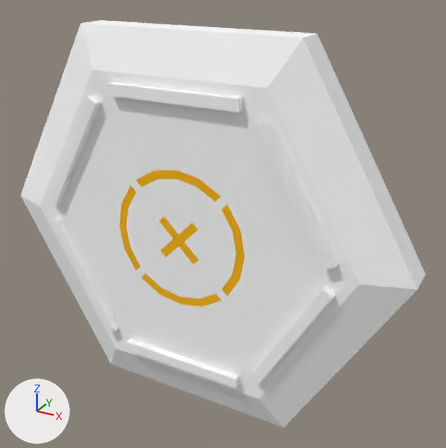
One commit to the OBJ model Assets/Models/Platform.obj: the scene before it, then after it.
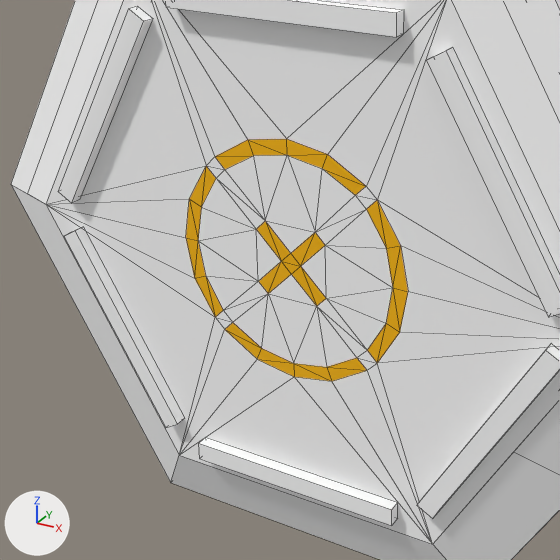
Old and new are each drawn whole from a 50 mm lens placed at (9.99, -16.41, 8.52), pointed at (0.75, 0.39, 0.12) and again close up on the part from 3% to 74% of the width and 20% to 91% of the height. The axes (+X, +Y, +Z) are drawn at lower left. The lights are the same throughout. The close-ups show mesh edges as thin lines. Where no turn or scale is listed for an object, it has been applied to the vertices.

Before the edit, the objects in view are built like this:
```python
mat_orange = principled_material('Orange')
mat_orange.base_color = (1.0, 0.498, 0.0)  # yellow #ffbb00
mat_orange.roughness = 1.0
me_platform = bpy.data.meshes.new('Platform')
me_platform.from_pydata(...)  # 136 vertices, 172 faces; spans x -7.5..7.5, y -1.5..1.3, z -6.5..6.5
# faces by material slot: [130, 42]
me_platform.materials.append(mat_white)  # white #ffffff
me_platform.materials.append(mat_orange)  # yellow #ffbb00
ob_platform = bpy.data.objects.new('Platform', me_platform)
ob_platform.location = (0.0, 0.0, 0.0)
```
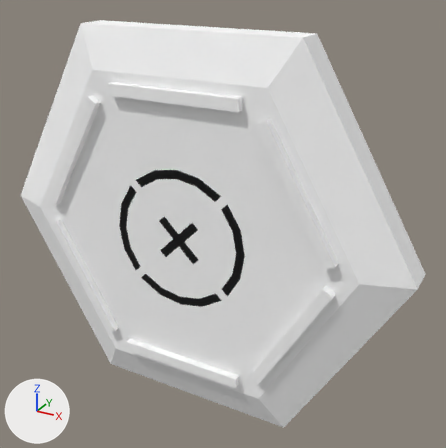
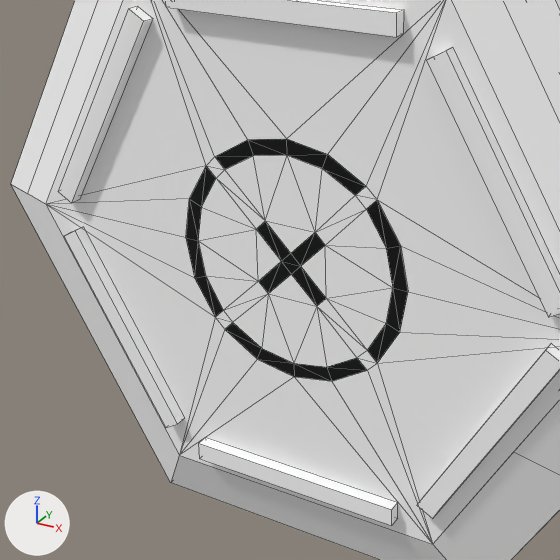
The edits, one by one:
Material 'Orange' (mat_orange) changes colour from yellow #ffbb00 to black #000000; in linear values from (1.0, 0.498, 0.0) to (0.0, 0.0, 0.0).

What differs and where, as boxes (x1, y1, x2, y2) in the close-ups (560 x 560 px):
'Platform', recoloured (yellow to black)
    both: (11, 0, 560, 545)
